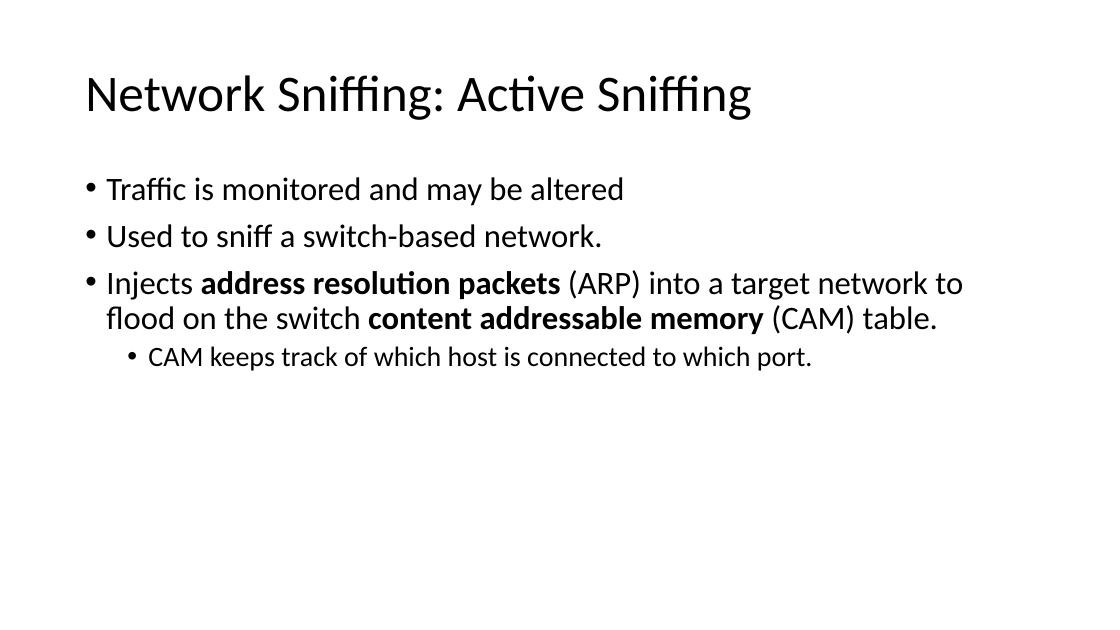
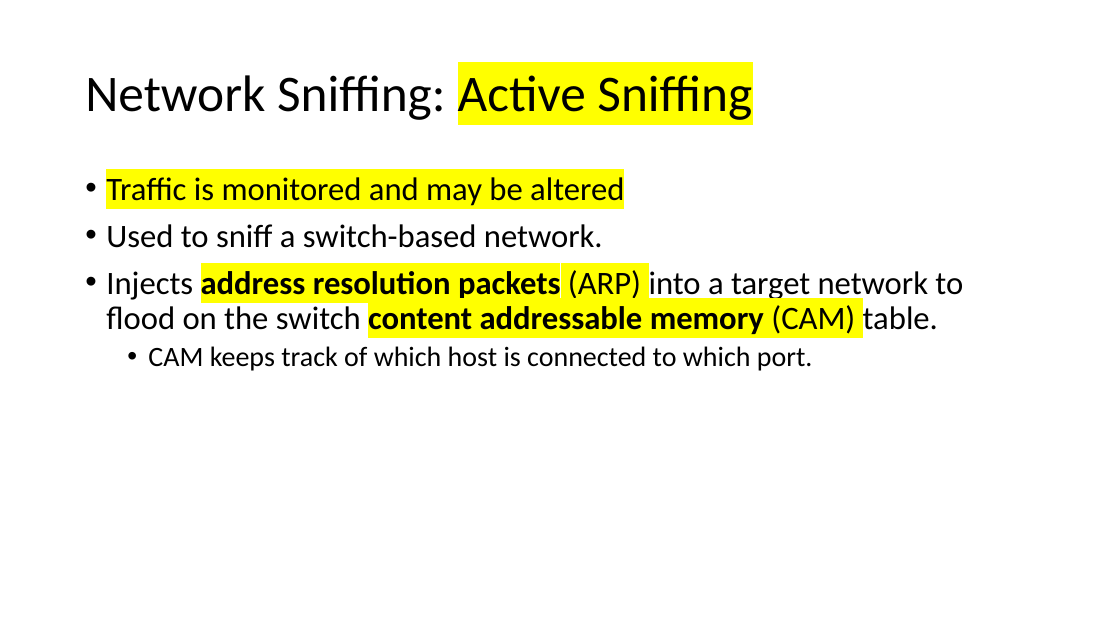
Before and after one commit to truckieutk/comp3134Winter2021, a slide deck: slide 10 of Lecture/wk3.pptx. Drawn at 1120x630 pixels with LibreOffice and Linux fonts; fonts in the diff are those of the drawing. Boxes give left, top, right and bottom in pixels: in the first picture for what was removed or moved away, otherwise in the second. Text is boxed around its words. In the diff, an @@ line names an element or a change of style, - is before the commit and + after.

```diff
--- a/Lecture/wk3.pptx
+++ b/Lecture/wk3.pptx
@@ title "Network Sniffing: Active Sniffing" at (x1=85, y1=75, x2=752, y2=120): highlight none to #FFFF00 in "Active Sniffing" @@
@@ text at (x1=106, y1=177, x2=963, y2=334): highlight none to #FFFF00 in "Traffic is monitored and may be altered", "address resolution packets (ARP) content addressable memory ..." @@
```
Also in this commit, not shown: 9 other slides changed, 15 other files.
